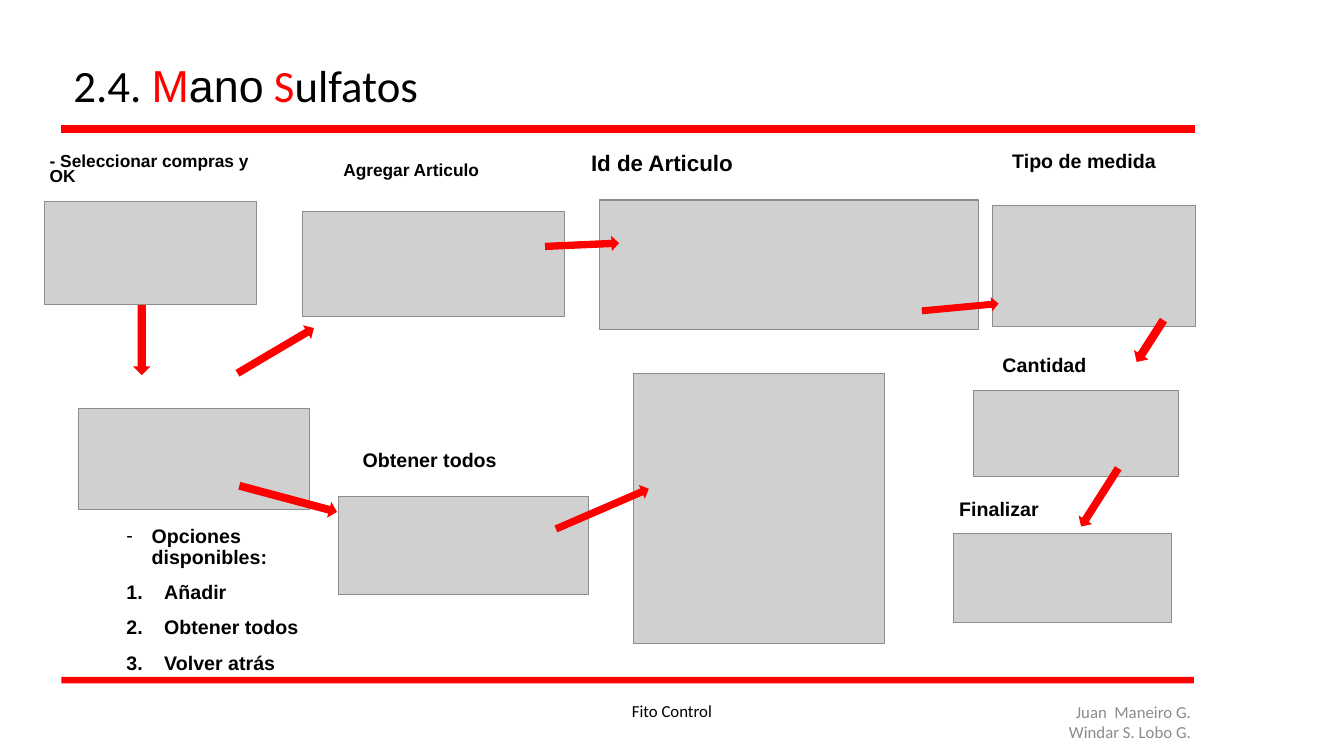
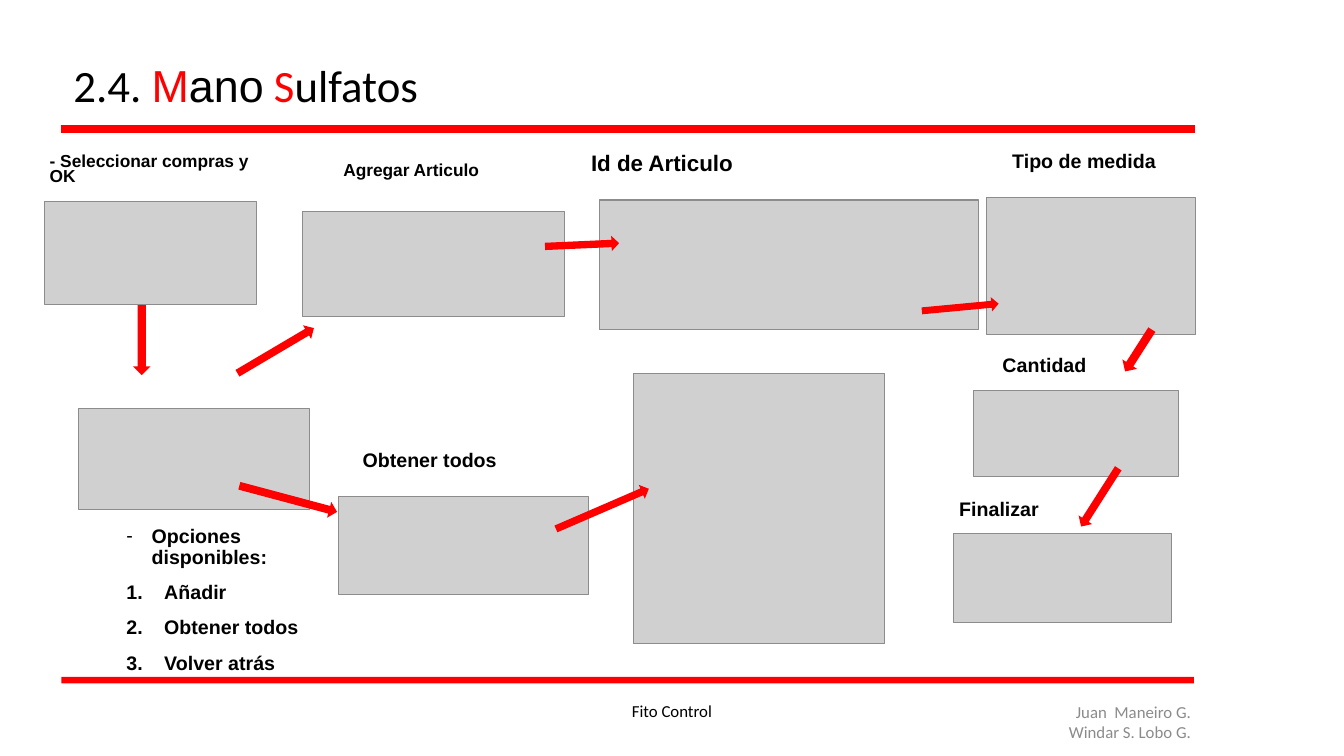
Before and after one commit to WindaLobo/FitoControl, a slide deck: slide 8 of FitoControl.pptx. Drawn at 1344x756 pixels with LibreOffice and Linux fonts; fonts in the diff are those of the drawing; grey boxes stand for pictures. Boxes give left, top, right and bottom in pixels: in the first picture for what was removed or moved away, otherwise in the second. Text is boxed around its words. In the diff, an @@ line names an element or a change of style, - is before the commit and + after.

```diff
--- a/FitoControl.pptx
+++ b/FitoControl.pptx
@@ picture: place and size @@
-picture at <box>993,206,1196,327</box>
+picture at <box>987,198,1197,335</box>
@@ right arrow: place and size @@
-right arrow at <box>1131,317,1169,365</box>
+right arrow at <box>1120,327,1158,375</box>
```
Also in this commit, not shown: 3 other slides changed, 2 other files.
